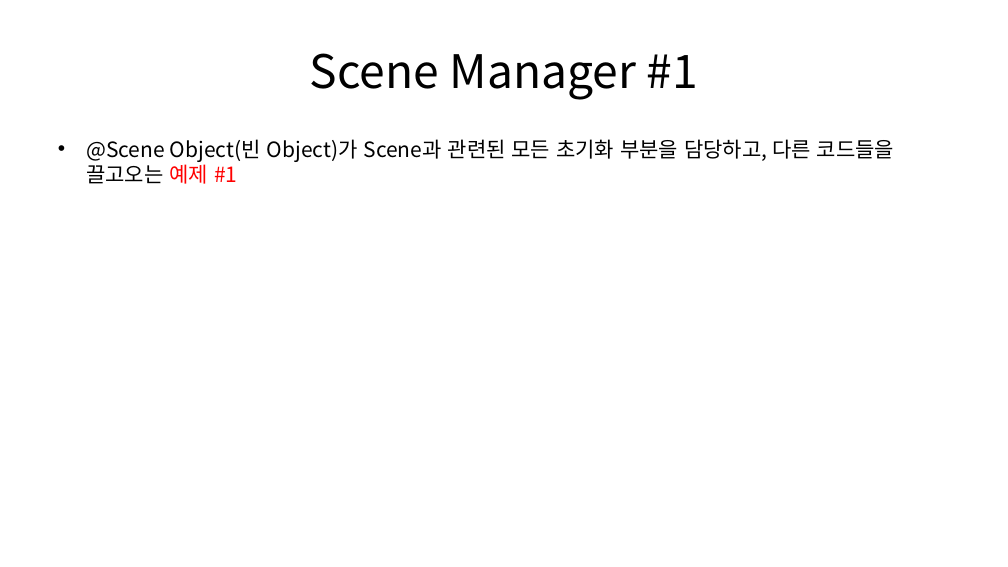
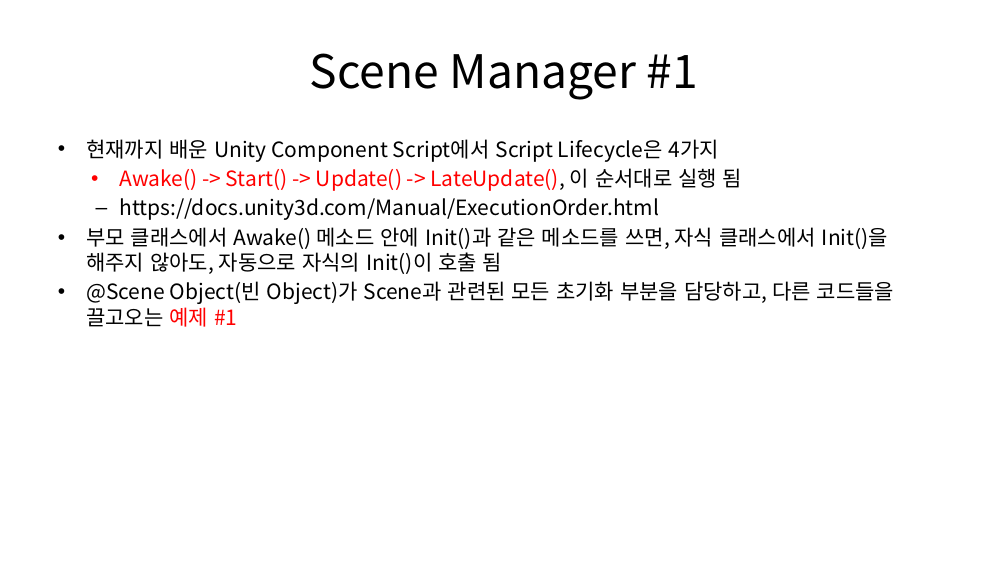
Before and after one commit to Comet-Csms/Unity, a slide deck: slide 2 of Learning Materials/Unity/7. Scene/Scene.pptx. Drawn at 1008x567 pixels with LibreOffice and Linux fonts; fonts in the diff are those of the drawing. Boxes give left, top, right and bottom in pixels: in the first picture for what was removed or moved away, otherwise in the second. Text is boxed around its words. In the diff, an @@ line names an element or a change of style, - is before the commit and + after.

Commit message:
Docs : Unity 공부자료 수정 및 추가

```diff
--- a/Learning Materials/Unity/7. Scene/Scene.pptx
+++ b/Learning Materials/Unity/7. Scene/Scene.pptx
@@ text at bbox=[86, 139, 888, 274]: paragraphs added @@
+• 현재까지 배운 Unity Component Script에서 Script Lifecycle은 4가지
+  • Awake() -> Start() -> Update() -> LateUpdate(), 이 순서대로 실행 됨
+  – https://docs.unity3d.com/Manual/ExecutionOrder.html
+• 부모 클래스에서 Awake() 메소드 안에 Init()과 같은 메소드를 쓰면, 자식 클래스에서 Init()을 해주지 않아도, 자동으로 자식의 Init()이 호출 됨
```
Also in this commit, not shown: 1 other slide changed, 3 other files.
